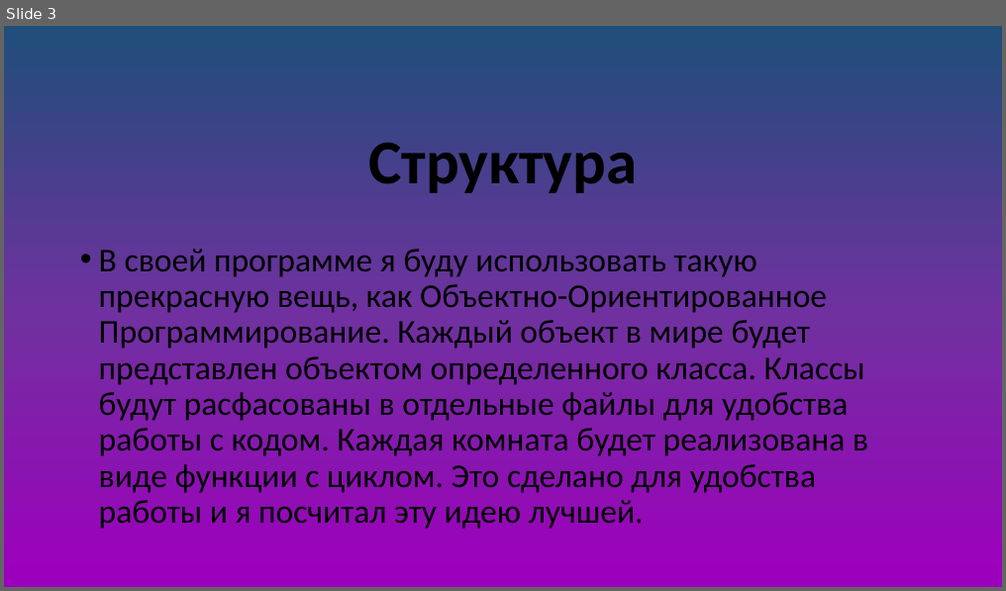
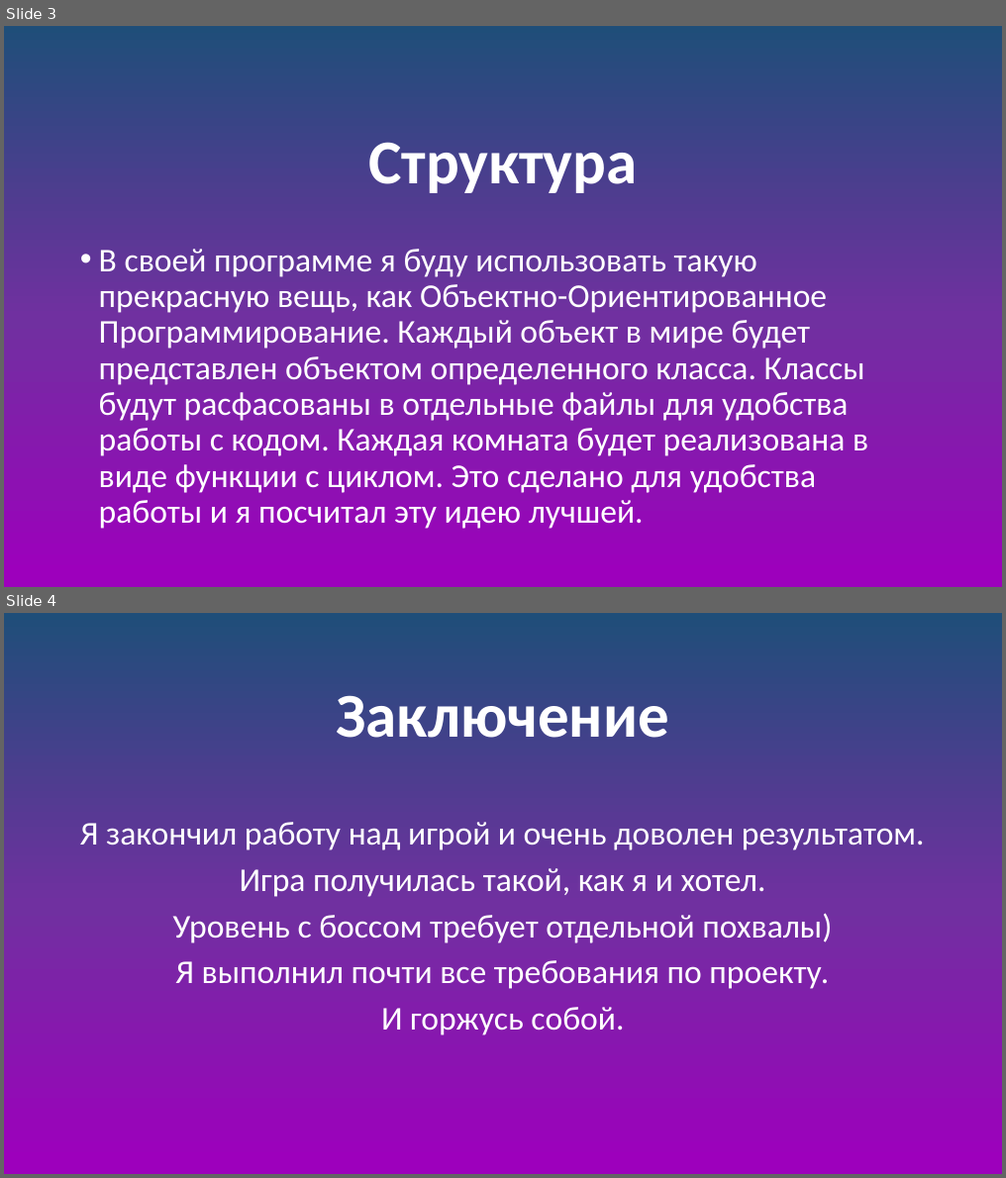
Before and after one commit to Father-Dog-Danil/Pygame_solo, a slide deck: doc/презентация.pptx. Shown one above the other, each under a label of ours: slide 3 before the commit, slides 3 and 4 after it. The pictures are 1006x591 and 1006x1178 pixels, drawn with LibreOffice and Linux fonts; fonts in the diff are those of the drawing. Boxes give left, top, right and bottom in pixels: in the first picture for what was removed or moved away, otherwise in the second. Text is boxed around its words. In the diff, an @@ line names an element or a change of style, - is before the commit and + after.

```diff
--- a/doc/презентация.pptx
+++ b/doc/презентация.pptx
@@ slide 4 added at (4, 613, 1002, 1174), background gradient #1F4E79 to #7030A0 to #9D00BC @@
@@ title added at (337, 695, 669, 738), 60 pt, text #FFFFFF, bold @@
+Заключение
@@ text added at (80, 822, 925, 1036), 32 pt, text #FFFFFF @@
+Я закончил работу над игрой и очень доволен результатом.
+Игра получилась такой, как я и хотел.
+Уровень с боссом требует отдельной похвалы)
+Я выполнил почти все требования по проекту.
+И горжусь собой.
@@ slide 3 changed as well @@
@@ title "Структура" at (368, 142, 637, 193): text colour #000000 to #FFFFFF @@
@@ text "В своей программе я буду ..." at (99, 249, 868, 529): text colour #000000 to #FFFFFF @@
```
Also in this commit, not shown: 3 other slides changed, 1 slide removed.
